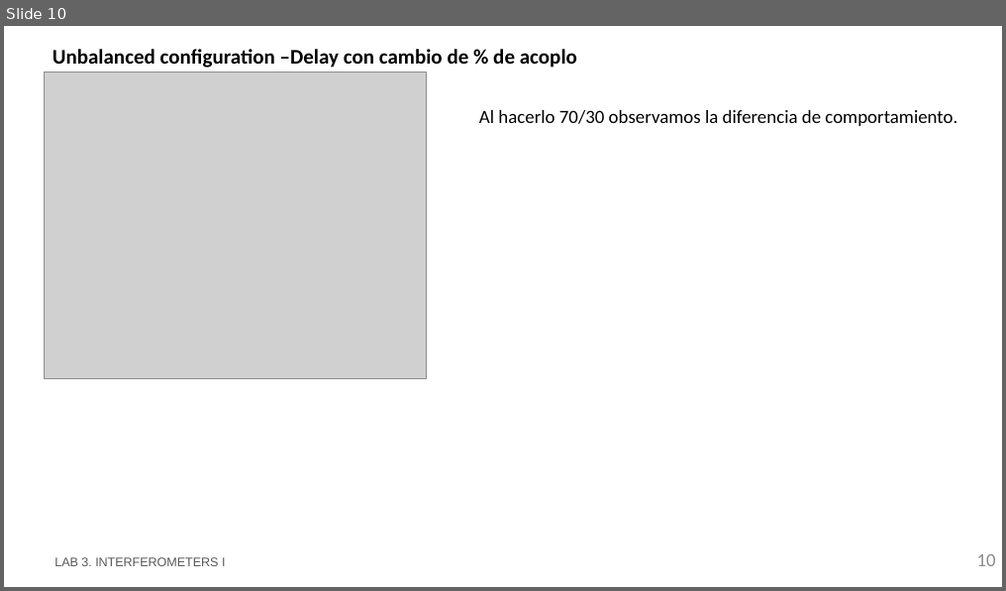
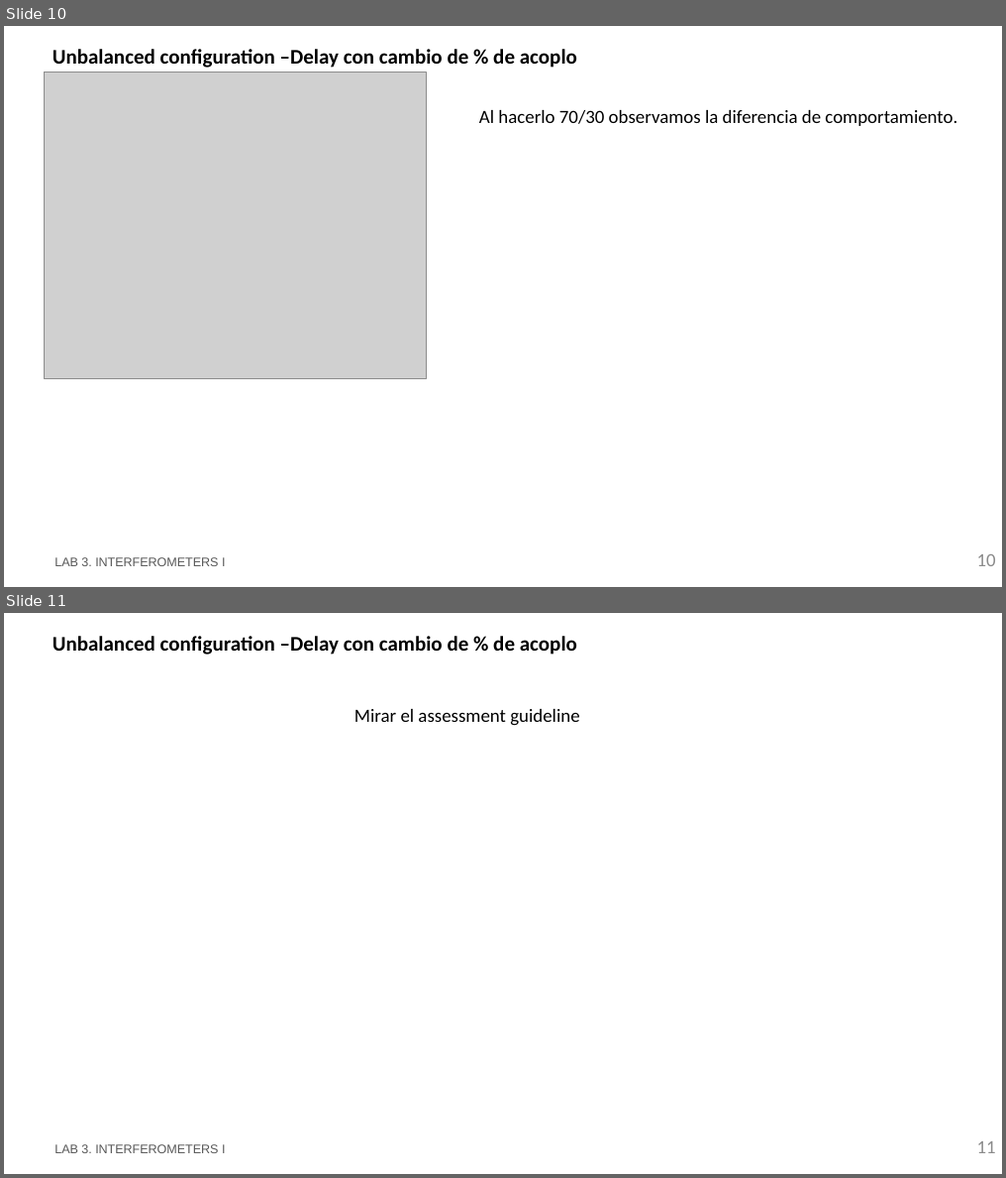
Before and after one commit to RobertoFernandezSevilla/pic-upv-lab3, a slide deck: LabBook_3.pptx. Shown one above the other, each under a label of ours: slide 10 before the commit, slides 10 and 11 after it. The pictures are 1006x591 and 1006x1178 pixels, drawn with LibreOffice and Linux fonts; fonts in the diff are those of the drawing; grey boxes stand for pictures; background and template pictures are left out. Boxes give left, top, right and bottom in pixels: in the first picture for what was removed or moved away, otherwise in the second. Text is boxed around its words. In the diff, an @@ line names an element or a change of style, - is before the commit and + after.

```diff
--- a/LabBook_3.pptx
+++ b/LabBook_3.pptx
@@ slide 11 added at bbox=[4, 613, 1002, 1174], background #FFFFFF @@
@@ title added at bbox=[53, 636, 577, 655], 20 pt, text #000000, bold @@
+Unbalanced configuration –Delay con cambio de % de acoplo
@@ text added at bbox=[354, 709, 579, 726], 18 pt, text #000000 @@
+Mirar el assessment guideline
@@ text added at bbox=[54, 1145, 225, 1154], 12 pt, text #585858 @@
+LAB 3. INTERFEROMETERS I
@@ page number added at bbox=[977, 1142, 996, 1154], 18 pt, text #8C8C8C @@
+11
```
Also in this commit, not shown: 11 other slides added, 1 other file.
